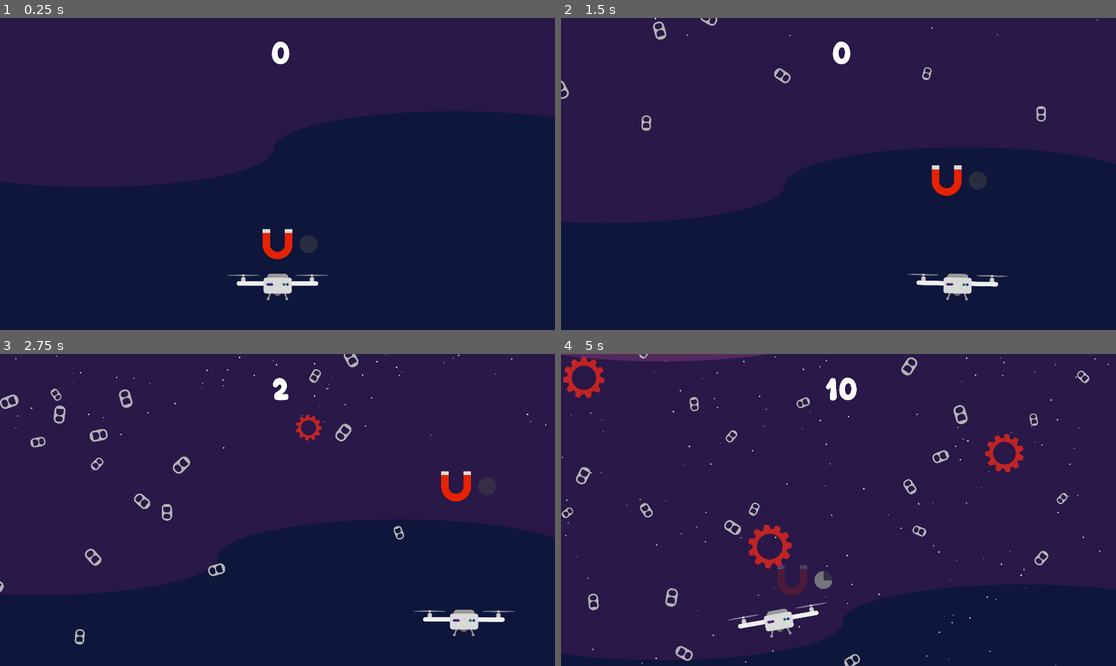
Above: before the commit, frames 1-4 (two rows, left to right).
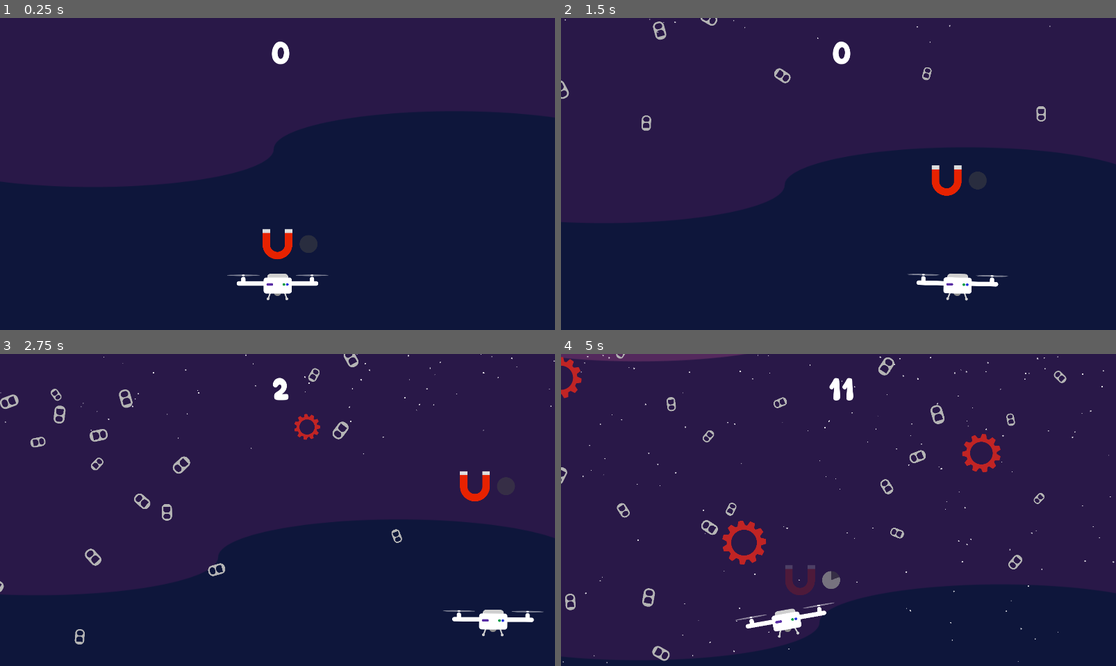
Above: after the commit, the same moments.

Repository: Tacord/ufi-game
Game: Godot game, scene res://scenes/level.tscn
Two runs of this game, one before a commit and one after it. Both use one fixed random seed, a clock stepped at 60 frames per second and the inputs below.
Inputs:
- Up to frame 1 (0.25 s): no input
- Up to frame 2 (1.5 s): tap Enter at 0.5 s; hold Right (right) 0.53-1.28 s; tap Z (z) at 0.6, 1.35 s; hold Down from 1.28 s (still down)
- Up to frame 3 (2.75 s): release Down at 2.03 s; hold Right (right) from 2.03 s (still down); tap Alt at 2.1 s; tap Z (z) at 2.3 s
- Up to frame 4 (5 s): release Right (right) at 2.78 s; hold Up 2.78-3.53 s; tap Shift at 2.85 s; tap Z (z) at 3.05, 3.6, 4.35 s; hold Left (left) from 3.53 s (still down)

The runs differ from the first frame. In frame 1, 0.3% of the frame differs, in the area x 43-57%, y 81-91%; in frame 2, 0.4%; in frame 3, 1.8%; in frame 4, 6.6%, in the area x 0-100%, y 0-100%.

Commit message:
Death logic & animations

Diff:
--- /dev/null
+++ b/scenes/leaderboard.tscn
@@ -0,0 +1,9 @@
+[gd_scene format=3 uid="uid://baypslw3m7hl"]
+
+[node name="Leaderboard" type="Control"]
+layout_mode = 3
+anchors_preset = 15
+anchor_right = 1.0
+anchor_bottom = 1.0
+grow_horizontal = 2
+grow_vertical = 2
--- a/scenes/level.tscn
+++ b/scenes/level.tscn
@@ -26,6 +26,18 @@
 "update": 0,
 "values": [Vector2(1, 1)]
 }
+tracks/1/type = "value"
+tracks/1/imported = false
+tracks/1/enabled = true
+tracks/1/path = NodePath("UI/Fade:color")
+tracks/1/interp = 1
+tracks/1/loop_wrap = true
+tracks/1/keys = {
+"times": PackedFloat32Array(0),
+"transitions": PackedFloat32Array(1),
+"update": 0,
+"values": [Color(0, 0, 0, 0)]
+}
 
 [sub_resource type="Animation" id="Animation_2r41h"]
 resource_name = "addscore"
@@ -43,10 +55,26 @@
 "values": [Vector2(1.3, 1.3), Vector2(1, 1)]
 }
 
+[sub_resource type="Animation" id="Animation_b121j"]
+resource_name = "fade"
+tracks/0/type = "value"
+tracks/0/imported = false
+tracks/0/enabled = true
+tracks/0/path = NodePath("UI/Fade:color")
+tracks/0/interp = 1
+tracks/0/loop_wrap = true
+tracks/0/keys = {
+"times": PackedFloat32Array(0, 1),
+"transitions": PackedFloat32Array(1, 1),
+"update": 0,
+"values": [Color(0, 0, 0, 0), Color(0, 0, 0, 1)]
+}
+
 [sub_resource type="AnimationLibrary" id="AnimationLibrary_b121j"]
 _data = {
 &"RESET": SubResource("Animation_klq6b"),
-&"addscore": SubResource("Animation_2r41h")
+&"addscore": SubResource("Animation_2r41h"),
+&"fade": SubResource("Animation_b121j")
 }
 
 [node name="Level" type="Node2D"]
@@ -97,7 +125,20 @@
 horizontal_alignment = 1
 vertical_alignment = 1
 
+[node name="Fade" type="ColorRect" parent="UI"]
+z_index = 200
+offset_left = -533.0
+offset_top = -172.0
+offset_right = 2392.0
+offset_bottom = 1363.0
+color = Color(0, 0, 0, 0)
+
 [node name="ScoreAnimation" type="AnimationPlayer" parent="."]
+libraries = {
+&"": SubResource("AnimationLibrary_b121j")
+}
+
+[node name="Fade" type="AnimationPlayer" parent="."]
 libraries = {
 &"": SubResource("AnimationLibrary_b121j")
 }
@@ -115,5 +156,14 @@
 scale_amount_max = 5.0
 color = Color(1, 1, 1, 0.85490197)
 
+[node name="Death" type="ColorRect" parent="."]
+visible = false
+z_index = 99
+offset_left = -533.0
+offset_top = -172.0
+offset_right = 2392.0
+offset_bottom = 1363.0
+color = Color(0, 0, 0, 1)
+
 [connection signal="timeout" from="Ringpull Timer" to="." method="_on_ringpull_timer_timeout"]
 [connection signal="timeout" from="Gear Timer" to="." method="_on_gear_timer_timeout"]
--- a/scenes/magnet.tscn
+++ b/scenes/magnet.tscn
@@ -7,6 +7,33 @@
 
 [sub_resource type="RectangleShape2D" id="RectangleShape2D_oylys"]
 size = Vector2(56, 58)
+
+[sub_resource type="Animation" id="Animation_uajfl"]
+length = 0.001
+tracks/0/type = "value"
+tracks/0/imported = false
+tracks/0/enabled = true
+tracks/0/path = NodePath("Sprite2D:scale")
+tracks/0/interp = 1
+tracks/0/loop_wrap = true
+tracks/0/keys = {
+"times": PackedFloat32Array(0),
+"transitions": PackedFloat32Array(1),
+"update": 0,
+"values": [Vector2(0.2, 0.2)]
+}
+tracks/1/type = "value"
+tracks/1/imported = false
+tracks/1/enabled = true
+tracks/1/path = NodePath("Sprite2D:modulate")
+tracks/1/interp = 1
+tracks/1/loop_wrap = true
+tracks/1/keys = {
+"times": PackedFloat32Array(0),
+"transitions": PackedFloat32Array(1),
+"update": 0,
+"values": [Color(1, 1, 1, 1)]
+}
 
 [sub_resource type="Animation" id="Animation_0osw7"]
 resource_name = "die"
@@ -34,33 +61,6 @@
 "transitions": PackedFloat32Array(1, 1),
 "update": 0,
 "values": [Color(1, 1, 1, 1), Color(1, 1, 1, 0.19607843)]
-}
-
-[sub_resource type="Animation" id="Animation_uajfl"]
-length = 0.001
-tracks/0/type = "value"
-tracks/0/imported = false
-tracks/0/enabled = true
-tracks/0/path = NodePath("Sprite2D:scale")
-tracks/0/interp = 1
-tracks/0/loop_wrap = true
-tracks/0/keys = {
-"times": PackedFloat32Array(0),
-"transitions": PackedFloat32Array(1),
-"update": 0,
-"values": [Vector2(0.2, 0.2)]
-}
-tracks/1/type = "value"
-tracks/1/imported = false
-tracks/1/enabled = true
-tracks/1/path = NodePath("Sprite2D:modulate")
-tracks/1/interp = 1
-tracks/1/loop_wrap = true
-tracks/1/keys = {
-"times": PackedFloat32Array(0),
-"transitions": PackedFloat32Array(1),
-"update": 0,
-"values": [Color(1, 1, 1, 1)]
 }
 
 [sub_resource type="Animation" id="Animation_dbf7y"]
--- a/scenes/menu.tscn
+++ b/scenes/menu.tscn
@@ -1,6 +1,6 @@
 [gd_scene load_steps=6 format=3 uid="uid://mvh7kotcf0f"]
 
-[ext_resource type="Script" uid="uid://dmabh87yotgk3" path="res://scenes/menu.gd" id="1_vjb58"]
+[ext_resource type="Script" uid="uid://dmabh87yotgk3" path="res://scripts/menu.gd" id="1_vjb58"]
 [ext_resource type="Texture2D" uid="uid://df0ducnt1srt" path="res://assets/tempbackground.png" id="1_yqeox"]
 [ext_resource type="FontFile" uid="uid://cgpos0gnmt7ke" path="res://assets/Bright Aura.ttf" id="3_con2f"]
 
--- a/scenes/player.tscn
+++ b/scenes/player.tscn
@@ -1,20 +1,173 @@
-[gd_scene load_steps=4 format=3 uid="uid://2ewum80cfidx"]
+[gd_scene load_steps=9 format=3 uid="uid://2ewum80cfidx"]
 
 [ext_resource type="Script" uid="uid://btaqh3e3gesvj" path="res://scripts/player.gd" id="1_3vyb7"]
 [ext_resource type="Texture2D" uid="uid://dyc17isa726w3" path="res://assets/drone.png" id="2_g2els"]
 
+[sub_resource type="Curve" id="Curve_g2els"]
+_data = [Vector2(0, 1), 0.0, 0.0, 0, 0, Vector2(0.511628, 1), 0.0, 0.0, 0, 0, Vector2(1, 0), 0.0, 0.0, 0, 0]
+point_count = 3
+
+[sub_resource type="Curve" id="Curve_qhqgy"]
+_limits = [-1.0, 1.0, 0.0, 1.0]
+_data = [Vector2(0, 1), 0.0, 0.0, 0, 0, Vector2(1, 1), 0.0, 0.0, 0, 0]
+point_count = 2
+
 [sub_resource type="RectangleShape2D" id="RectangleShape2D_qhqgy"]
-size = Vector2(264, 28)
+size = Vector2(191, 28)
+
+[sub_resource type="Animation" id="Animation_g2els"]
+resource_name = "die"
+length = 1.5
+tracks/0/type = "value"
+tracks/0/imported = false
+tracks/0/enabled = true
+tracks/0/path = NodePath("Sprite2D:rotation")
+tracks/0/interp = 1
+tracks/0/loop_wrap = true
+tracks/0/keys = {
+"times": PackedFloat32Array(0, 1.5),
+"transitions": PackedFloat32Array(1.464086, 3.6050036),
+"update": 0,
+"values": [0.0, 6.283185307179586]
+}
+tracks/1/type = "value"
+tracks/1/imported = false
+tracks/1/enabled = true
+tracks/1/path = NodePath("Sprite2D:position")
+tracks/1/interp = 1
+tracks/1/loop_wrap = true
+tracks/1/keys = {
+"times": PackedFloat32Array(0, 0.4, 1.5),
+"transitions": PackedFloat32Array(0.49999997, 1.5691684, 1),
+"update": 0,
+"values": [Vector2(0, 0), Vector2(100, -100), Vector2(550, 300)]
+}
+tracks/2/type = "value"
+tracks/2/imported = false
+tracks/2/enabled = true
+tracks/2/path = NodePath("Sprite2D/Explode:emitting")
+tracks/2/interp = 1
+tracks/2/loop_wrap = true
+tracks/2/keys = {
+"times": PackedFloat32Array(0, 1.4),
+"transitions": PackedFloat32Array(1, 1),
+"update": 1,
+"values": [true, false]
+}
+tracks/3/type = "value"
+tracks/3/imported = false
+tracks/3/enabled = true
+tracks/3/path = NodePath("Sprite2D/Explode2:emitting")
+tracks/3/interp = 1
+tracks/3/loop_wrap = true
+tracks/3/keys = {
+"times": PackedFloat32Array(0, 1.4),
+"transitions": PackedFloat32Array(1, 1),
+"update": 1,
+"values": [true, false]
+}
+
+[sub_resource type="Animation" id="Animation_qhqgy"]
+length = 0.001
+tracks/0/type = "value"
+tracks/0/imported = false
+tracks/0/enabled = true
+tracks/0/path = NodePath("Sprite2D:rotation")
+tracks/0/interp = 1
+tracks/0/loop_wrap = true
+tracks/0/keys = {
+"times": PackedFloat32Array(0),
+"transitions": PackedFloat32Array(1),
+"update": 0,
+"values": [0.0]
+}
+tracks/1/type = "value"
+tracks/1/imported = false
+tracks/1/enabled = true
+tracks/1/path = NodePath("Sprite2D:position")
+tracks/1/interp = 1
+tracks/1/loop_wrap = true
+tracks/1/keys = {
+"times": PackedFloat32Array(0),
+"transitions": PackedFloat32Array(1),
+"update": 0,
+"values": [Vector2(0, 0)]
+}
+tracks/2/type = "value"
+tracks/2/imported = false
+tracks/2/enabled = true
+tracks/2/path = NodePath("Sprite2D/Explode:emitting")
+tracks/2/interp = 1
+tracks/2/loop_wrap = true
+tracks/2/keys = {
+"times": PackedFloat32Array(0),
+"transitions": PackedFloat32Array(1),
+"update": 1,
+"values": [false]
+}
+tracks/3/type = "value"
+tracks/3/imported = false
+tracks/3/enabled = true
+tracks/3/path = NodePath("Sprite2D/Explode2:emitting")
+tracks/3/interp = 1
+tracks/3/loop_wrap = true
+tracks/3/keys = {
+"times": PackedFloat32Array(0),
+"transitions": PackedFloat32Array(1),
+"update": 1,
+"values": [false]
+}
+
+[sub_resource type="AnimationLibrary" id="AnimationLibrary_dqkch"]
+_data = {
+&"RESET": SubResource("Animation_qhqgy"),
+&"die": SubResource("Animation_g2els")
+}
 
 [node name="Player" type="CharacterBody2D" groups=["Player"]]
 script = ExtResource("1_3vyb7")
 
 [node name="Sprite2D" type="Sprite2D" parent="."]
+modulate = Color(1.353256, 1.353256, 1.353256, 1)
 scale = Vector2(0.4, 0.4)
 texture = ExtResource("2_g2els")
 
+[node name="Explode" type="CPUParticles2D" parent="Sprite2D"]
+position = Vector2(9.999878, -35.00006)
+scale = Vector2(2.4999998, 2.4999998)
+emitting = false
+amount = 50
+direction = Vector2(1, -14.35)
+spread = 96.52
+gravity = Vector2(0, 500)
+initial_velocity_min = 50.0
+initial_velocity_max = 200.0
+scale_amount_min = 10.0
+scale_amount_max = 15.0
+scale_amount_curve = SubResource("Curve_g2els")
+color = Color(0.9524457, 0.9524458, 3.85046e-06, 1)
+hue_variation_min = 0.88
+hue_variation_max = 1.0
+hue_variation_curve = SubResource("Curve_qhqgy")
+
+[node name="Explode2" type="CPUParticles2D" parent="Sprite2D"]
+position = Vector2(9.999878, -35.00006)
+scale = Vector2(2.4999998, 2.4999998)
+emitting = false
+amount = 50
+direction = Vector2(1, -14.35)
+spread = 96.52
+gravity = Vector2(0, 500)
+initial_velocity_min = 50.0
+initial_velocity_max = 200.0
+scale_amount_min = 10.0
+scale_amount_max = 15.0
+scale_amount_curve = SubResource("Curve_g2els")
+color = Color(0.39, 0.39, 0.39, 1)
+hue_variation_curve = SubResource("Curve_qhqgy")
+
 [node name="CollisionShape2D" type="CollisionShape2D" parent="."]
-position = Vector2(1, -12)
+position = Vector2(0, -12)
 shape = SubResource("RectangleShape2D_qhqgy")
 
 [node name="Camera2D" type="Camera2D" parent="."]
@@ -24,3 +177,8 @@
 limit_smoothed = true
 position_smoothing_enabled = true
 position_smoothing_speed = 3.0
+
+[node name="Die" type="AnimationPlayer" parent="."]
+libraries = {
+&"": SubResource("AnimationLibrary_dqkch")
+}
--- a/scenes/ringpull.tscn
+++ b/scenes/ringpull.tscn
@@ -17,3 +17,6 @@
 [node name="Sprite2D" type="Sprite2D" parent="."]
 modulate = Color(0.7539839, 0.75398386, 0.75398386, 1)
 texture = ExtResource("1_xt71y")
+
+[connection signal="area_entered" from="." to="." method="_on_area_entered"]
+[connection signal="body_entered" from="." to="." method="_on_body_entered"]
--- a/scripts/gear.gd
+++ b/scripts/gear.gd
@@ -29,4 +29,11 @@
 
 func _on_body_entered(body):
 	if body.is_in_group("Player"):
-		pass
+		body.die()
+		z_index = 100
+		die()
+
+func die():
+	var timer = get_tree().create_timer(0.1, true, true, true)
+	await timer.timeout
+	queue_free()
--- a/scripts/level.gd
+++ b/scripts/level.gd
@@ -3,6 +3,7 @@
 @onready var ringpullTimer = $"Ringpull Timer"
 @onready var gearTimer = $"Gear Timer"
 @onready var scoreAnimation = $ScoreAnimation
+@onready var fadeAnimation = $Fade
 @export var ringpull : PackedScene
 @export var gear : PackedScene
 var rng = RandomNumberGenerator.new()
--- a/scripts/magnet.gd
+++ b/scripts/magnet.gd
@@ -8,6 +8,7 @@
 @onready var player = $"../Player"
 @onready var level = $".."
 @onready var score = $"../UI/Score"
+@onready var collider = $CollisionShape2D
 @onready var deadTimer = $"Dead Timer"
 @onready var progressbar = $Progress
 @onready var dieanimation = $Die
--- a/scripts/player.gd
+++ b/scripts/player.gd
@@ -1,13 +1,17 @@
 extends CharacterBody2D
 
 @onready var sprite = $Sprite2D
+@onready var cam = $Camera2D
+@onready var level = $".."
+@onready var magnet = $"../Magnet"
 const SPEED = 800.0
 const JUMP_VELOCITY = -400.0
 const ACCELERATION = 8
 const DECELERATION = 50
-const leftBound = 200
-const rightBound = 1720
+const leftBound = 100
+const rightBound = 1820
 var target_rotation : float = 0
+var current_time_scale = 1
 
 func _physics_process(delta: float) -> void:
 	var inputDirection = Vector2.ZERO
@@ -29,3 +33,21 @@
 
 
 	move_and_slide()
+
+func freeze(duration: float, time_scale : float = 0):
+	sprite.modulate = Color(10000,10000,10000)
+	current_time_scale = Engine.time_scale
+	Engine.time_scale = time_scale
+	var timer = get_tree().create_timer(duration, true, true, true)
+	await timer.timeout
+	Engine.time_scale = current_time_scale
+	sprite.modulate = Color(1,1,1)
+
+func die():
+	$CollisionShape2D.queue_free()
+	magnet.collider.queue_free()
+	$"../Death".show()
+	z_index = 100
+	freeze(0.1,0)
+	$Die.play("die")
+	level.fadeAnimation.play("fade")
--- a/scripts/ringpull.gd
+++ b/scripts/ringpull.gd
@@ -4,6 +4,8 @@
 var ROTATIONVAL = 2
 @onready var player = $"../Player"
 @onready var magnet = $"../Magnet"
+@onready var score = $"../UI/Score"
+@onready var level = $".."
 
 # Called when the node enters the scene tree for the first time.
 func _ready() -> void:
@@ -25,3 +27,14 @@
 			global_position += movement_amount * 0.5
 		else:
 			global_position += movement_amount
+
+func die():
+	level.score += 1
+	level.scoreAnimation.play("addscore")
+	score.text = str(level.score)
+	queue_free()
+
+
+func _on_body_entered(body: Node2D) -> void:
+	if body.is_in_group("Player"):
+		die()
Not shown: 1 places in scenes/level.tscn that only renumber resources
Renamed: scenes/menu.gd -> scripts/menu.gd
Renamed: scenes/menu.gd.uid -> scripts/menu.gd.uid
